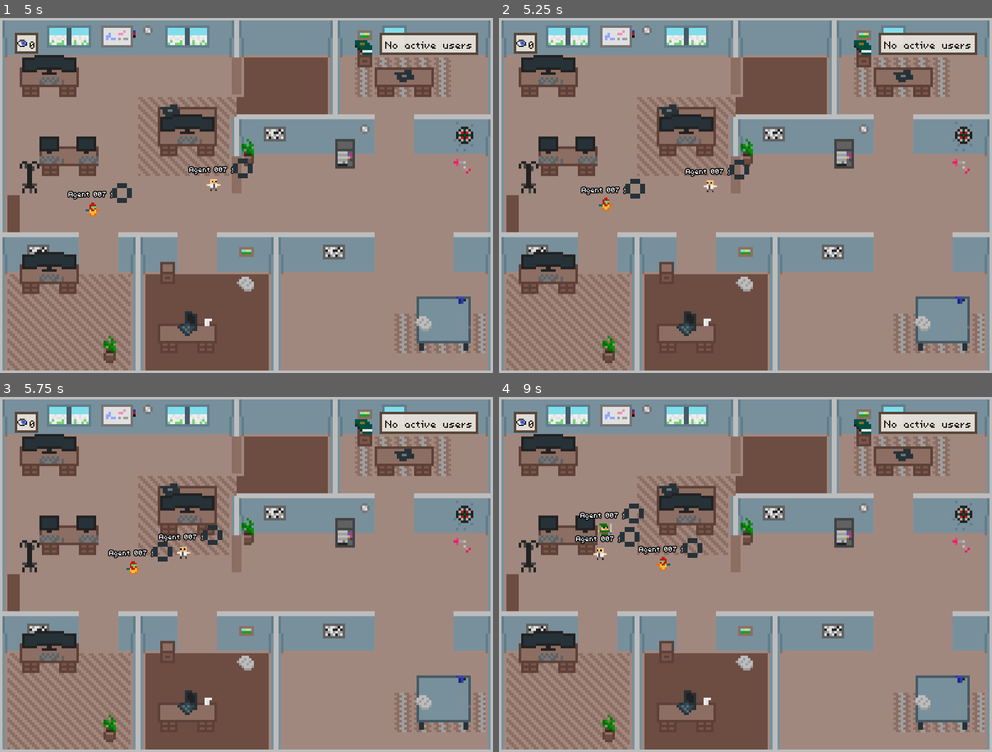
Above: before the commit, frames 1-4 (two rows, left to right).
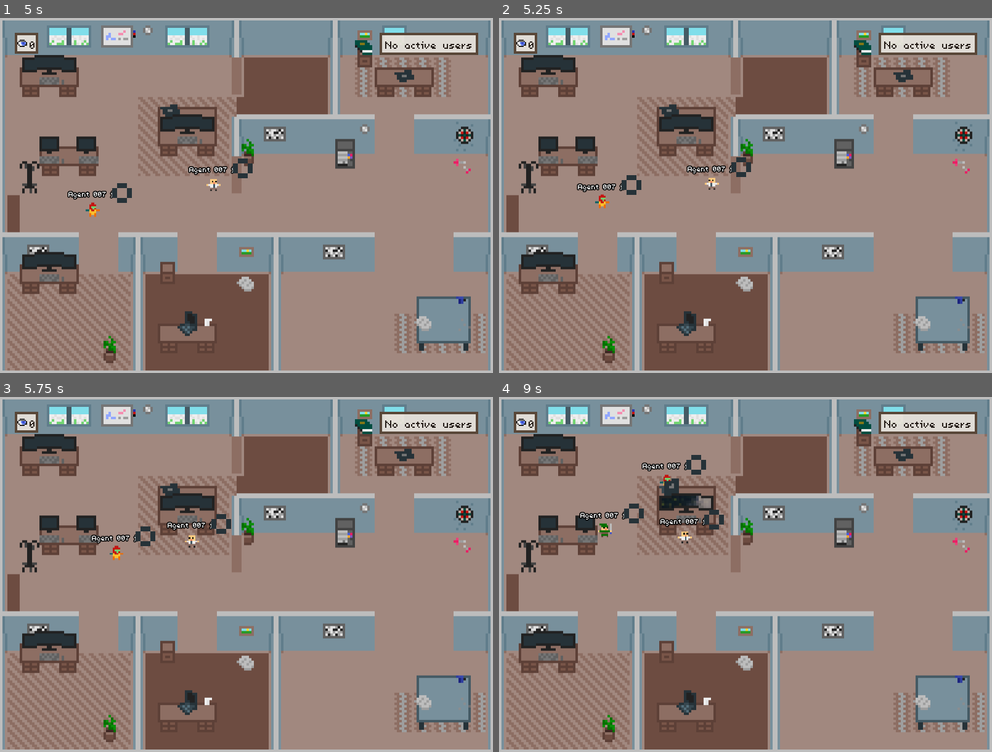
Above: after the commit, the same moments.

Repository: einord/agent-office
Game: Godot game, scene res://scenes/main.tscn
Same seed, same stepped clock (60 frames per second), same inputs: the game is played once before the commit and once after it.
Inputs (mouse positions are in pixels of both pictures, inside the frame that each line leads up to):
- Up to frame 1 (5 s): tap Enter at 0.5 s; move the mouse to (458, 42) at 0.52 s; hold W 0.53-1.28 s; tap J at 0.6, 3.6 s; click (458, 42) at 0.67 s; move the mouse to (147, 213) at 1.27 s; tap 1 at 1.35, 4.35 s; move the mouse to (295, 117) at 2.02 s; hold W 2.03-3.53 s; tap 2 at 2.1 s; move the mouse to (221, 266) at 2.77 s; tap Q at 2.85 s; click (221, 266) at 2.92 s; move the mouse to (394, 248) at 3.52 s; move the mouse to (98, 142) at 4.27 s
- Up to frame 2 (5.25 s): move the mouse to (770, 195) at 5.02 s; tap 2 at 5.1 s; click (770, 195) at 5.17 s
- Up to frame 3 (5.75 s): no input
- Up to frame 4 (9 s): move the mouse to (671, 485) at 5.77 s; hold W 5.78-8.03 s; tap one key every 0.75 s from 5.85 s: Q J 1 2 Q; move the mouse to (853, 556) at 6.52 s; move the mouse to (646, 592) at 7.27 s; click (646, 592) at 7.42 s; move the mouse to (794, 496) at 8.02 s; move the mouse to (720, 645) at 8.77 s

Frame 1 is identical in both runs. In frame 2, 0.8% of the frame differs, in the area x 15-52%, y 39-55%; in frame 3, 1.1%; in frame 4, 1.4%, in the area x 15-46%, y 16-49%.

Commit message:
feat: implement preferred workstation logic for agents

Diff:
--- a/gui/agent-office/scenes/agent.gd
+++ b/gui/agent-office/scenes/agent.gd
@@ -30,6 +30,8 @@
 var is_sidechain: bool = false
 ## Reference to the chosen workstation Marker2D
 var current_workstation: Marker2D = null
+## Remembered workstation from last work session (preferred for next time)
+var _preferred_workstation: Marker2D = null
 ## Flag to only trigger computer activation once per work session
 var _has_arrived_at_work: bool = false
 ## Context window usage percentage (0-100)
@@ -137,6 +139,7 @@
 	match state:
 		AgentState.WORKING:
 			_activate_workstation_computers(false)
+			_preferred_workstation = current_workstation
 			current_workstation = null
 			_has_arrived_at_work = false
 		AgentState.IDLE:
@@ -159,6 +162,12 @@
 	for other in get_tree().get_nodes_in_group("agent"):
 		if other != self and other.current_workstation != null:
 			occupied[other.current_workstation] = true
+
+	# Try preferred workstation first if it's free
+	if _preferred_workstation != null and not occupied.has(_preferred_workstation):
+		current_workstation = _preferred_workstation
+		set_movement_target(current_workstation.global_position)
+		return
 
 	# Prefer unoccupied stations
 	var free_stations: Array = []
